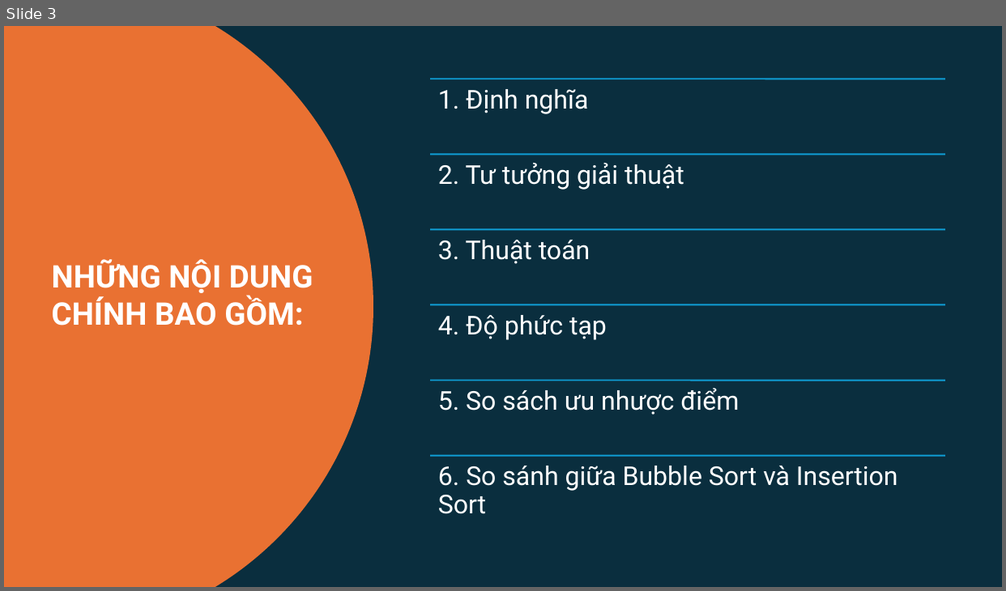
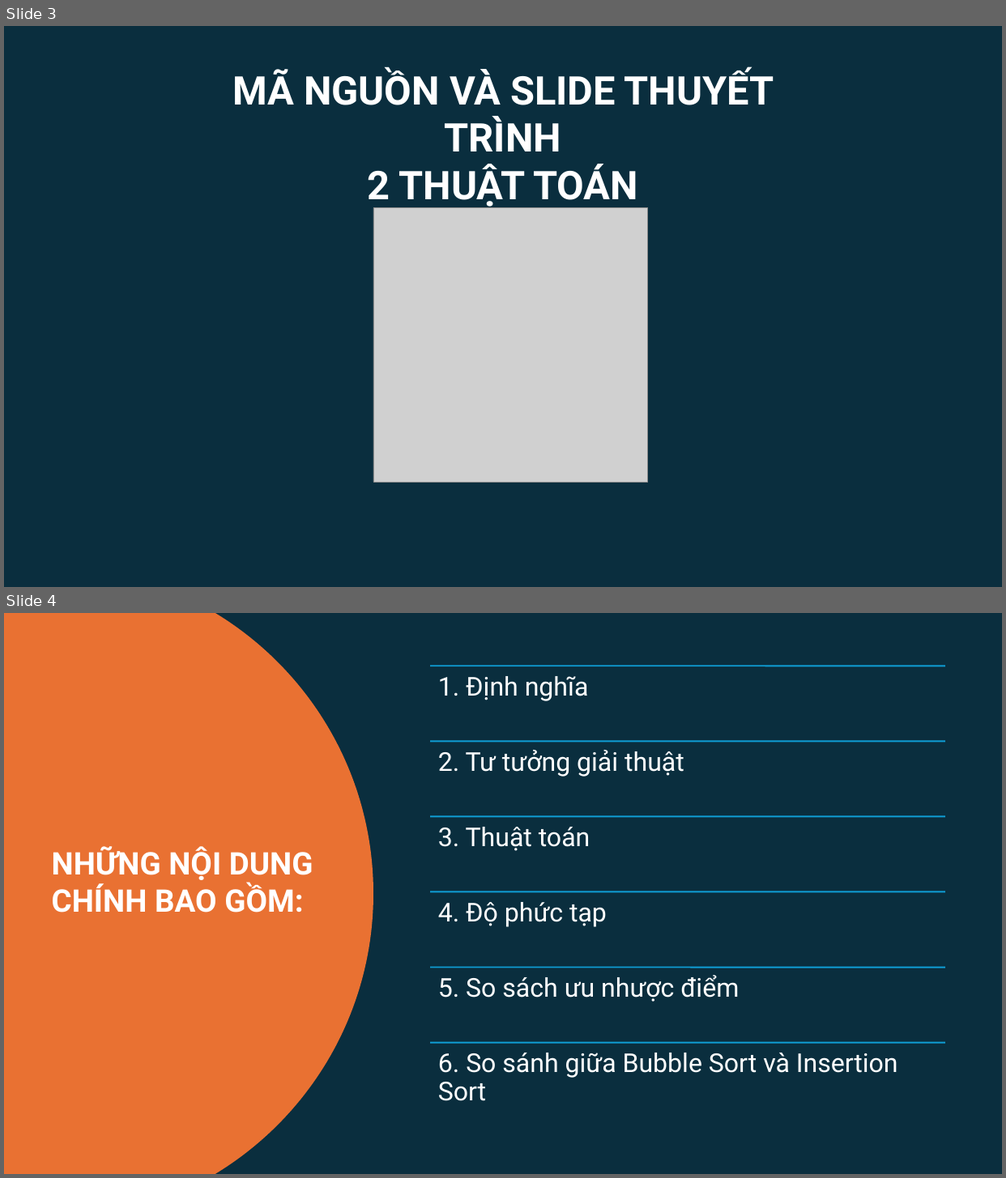
Before and after one commit to ngotuanviet/BTLDSA, a slide deck: ThuyetTrinh/SlideThuyetTrinh.pptx. Shown one above the other, each under a label of ours: slide 3 before the commit, slides 3 and 4 after it. The pictures are 1006x591 and 1006x1178 pixels, drawn with LibreOffice and Linux fonts; fonts in the diff are those of the drawing; grey boxes stand for pictures. Boxes give left, top, right and bottom in pixels: in the first picture for what was removed or moved away, otherwise in the second. Text is boxed around its words. In the diff, an @@ line names an element or a change of style, - is before the commit and + after.

```diff
--- a/ThuyetTrinh/SlideThuyetTrinh.pptx
+++ b/ThuyetTrinh/SlideThuyetTrinh.pptx
@@ slide 3 added at [4,26,1002,587], background #0A2E3E @@
@@ text added at [232,68,774,208], 38 pt, text #FFFFFF, bold @@
+MÃ NGUỒN VÀ SLIDE THUYẾT TRÌNH
+2 THUẬT TOÁN
@@ picture added at [374,208,648,482] @@
@@ what was slide 3 is now slide 4 @@
```
Also in this commit, not shown: 2 slides changed.
